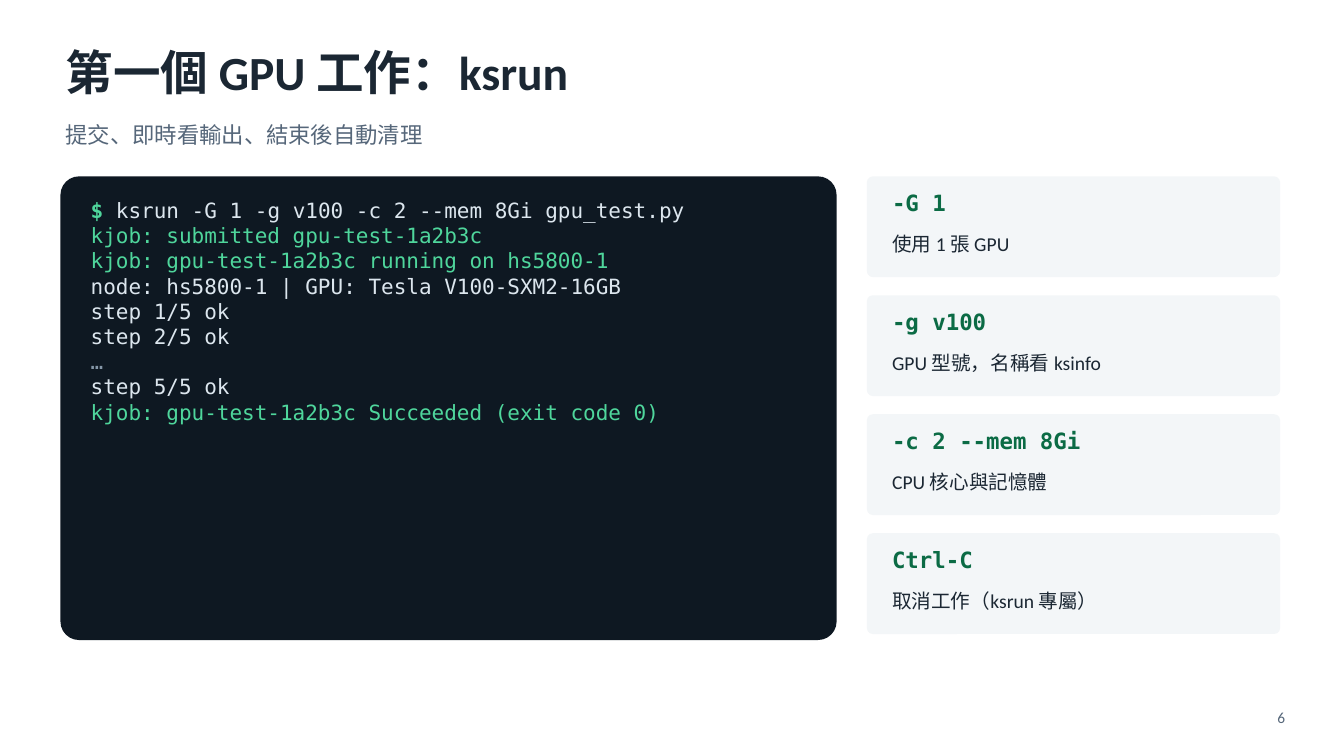
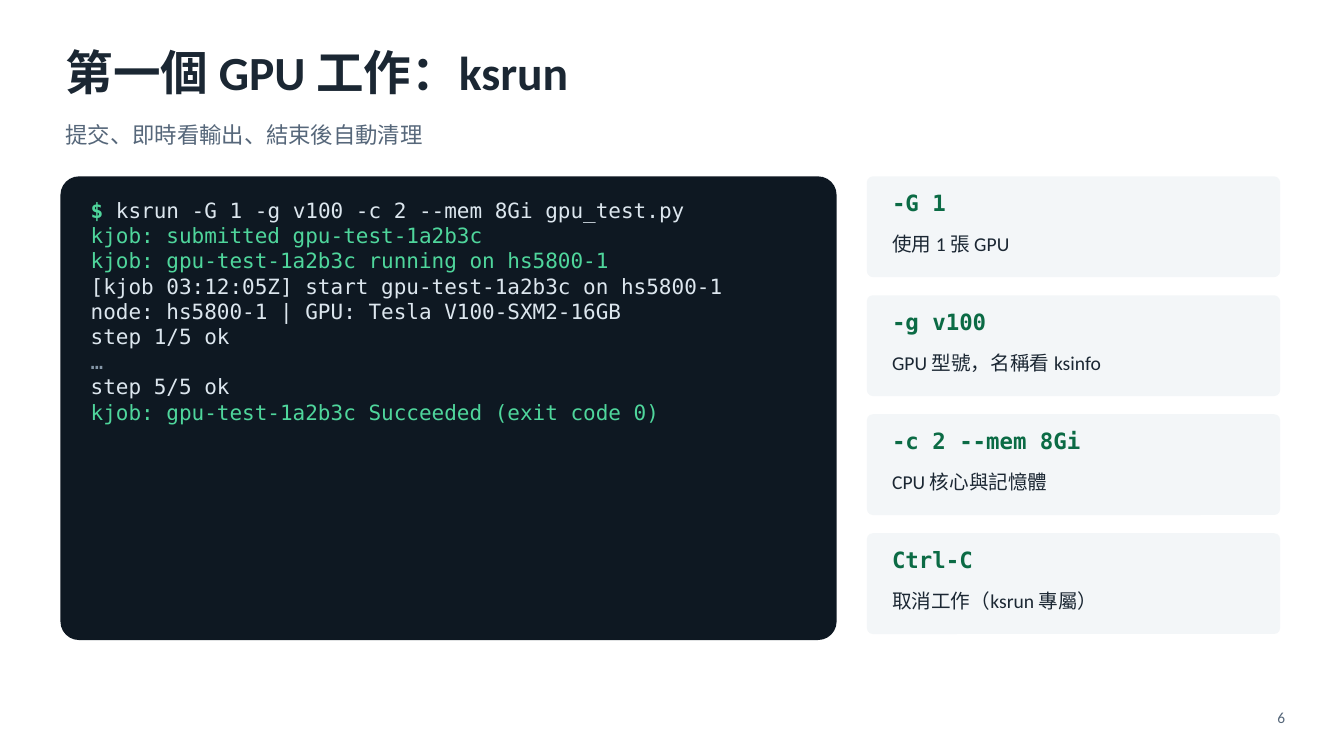
Before and after one commit to MarkJiang-maji/kjob, a slide deck: slide 6 of docs/kjob-tutorial.pptx. Drawn at 1344x756 pixels with LibreOffice and Linux fonts; fonts in the diff are those of the drawing. Boxes give left, top, right and bottom in pixels: in the first picture for what was removed or moved away, otherwise in the second. Text is boxed around its words. In the diff, an @@ line names an element or a change of style, - is before the commit and + after.

```diff
--- a/docs/kjob-tutorial.pptx
+++ b/docs/kjob-tutorial.pptx
@@ text at (91, 278, 722, 299): paragraph added @@
+[kjob 03:12:05Z] start gpu-test-1a2b3c on hs5800-1
@@ text at (91, 328, 229, 349): paragraph removed @@
-step 2/5 ok
```
Also in this commit, not shown: 2 other slides changed, 9 other files.
